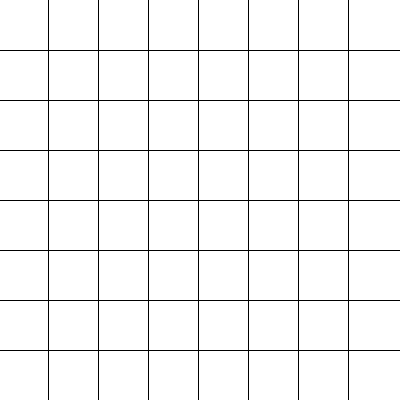
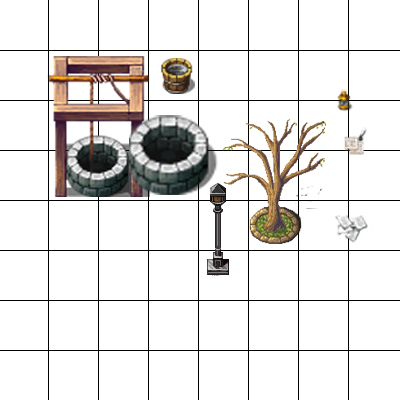
Revision of a layered 400x400 image; what changed, layer by layer:
added layer "Layer 9" above "Layer 8" over [207, 182, 229, 276]
added layer "Layer 8" above "Layer 7" over [335, 89, 354, 115]
added layer "Layer 7" above "Layer 6" over [343, 127, 367, 155]
added layer "Layer 6" above "Layer 5" over [335, 209, 368, 244]
added layer "Layer 5" above "Layer 4" over [223, 119, 326, 244]
added layer "Layer 4" above "Layer 3" over [160, 58, 195, 94]
added layer "Layer 3" above "Layer 2" over [129, 115, 218, 195]
painted on "Layer 2" over [47, 56, 150, 197]
